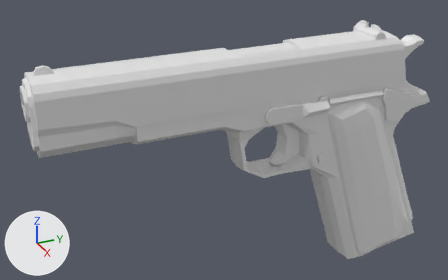
Before and after pictures for a commit that changed the OBJ model src/assets/actors/cleanup/medic-handgun.obj.
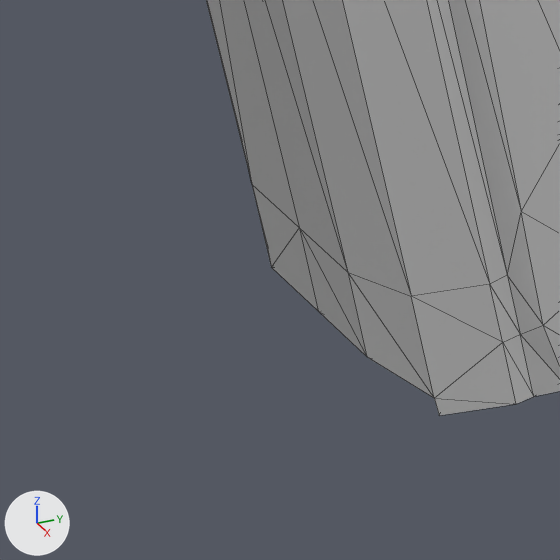
Each version is shown whole from a camera (50 mm lens) standing at (0.265, -0.196, 0.144) and looking at (-0.012, -0.071, 0.006), then close up on the part from 66% to 80% of the width and 76% to 98% of the height. Every picture has the same lights, and +X, +Y and +Z are marked at lower left. The older version's two pictures come first. The close-ups show mesh edges as thin lines. Where no turn or scale is listed for an object, it has been applied to the vertices.

Names of what the first close-up shows: 'medic-handgun'.
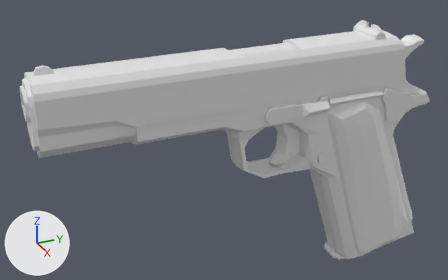
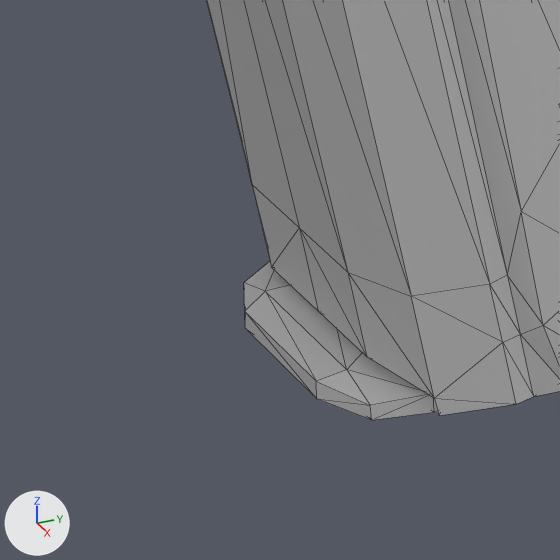
The change, as a diff of the scene's bpy script:
```diff
--- a/src/assets/actors/cleanup/medic-handgun.obj.py
+++ b/src/assets/actors/cleanup/medic-handgun.obj.py
@@ me_pistolmagazine @@
+me_pistolmagazine.from_pydata(...)  # 100 vertices, 196 faces; spans x -0.0103..0.0103, y -0.0301..0.0474, z -0.0785..0.04
@@ ob_pistolmagazine @@
+ob_pistolmagazine = bpy.data.objects.new('PistolMagazine', me_pistolmagazine)
+ob_pistolmagazine.location = (0.0, 0.0, 0.0)
```

Boxes (x1, y1, x2, y2) around the edits, measured in the close-ups (560 x 560 px):
'PistolMagazine', added: after (244, 262, 438, 420)
